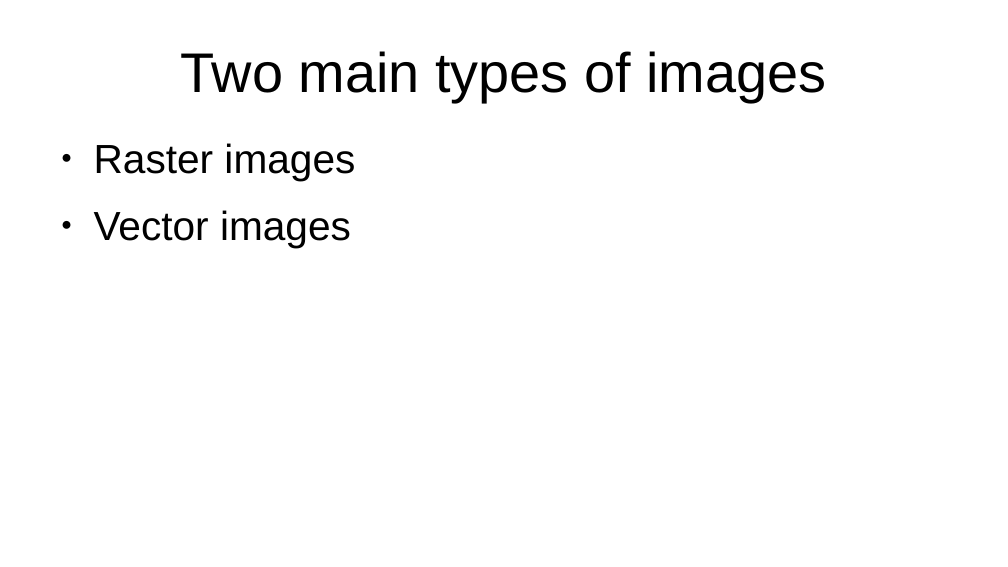
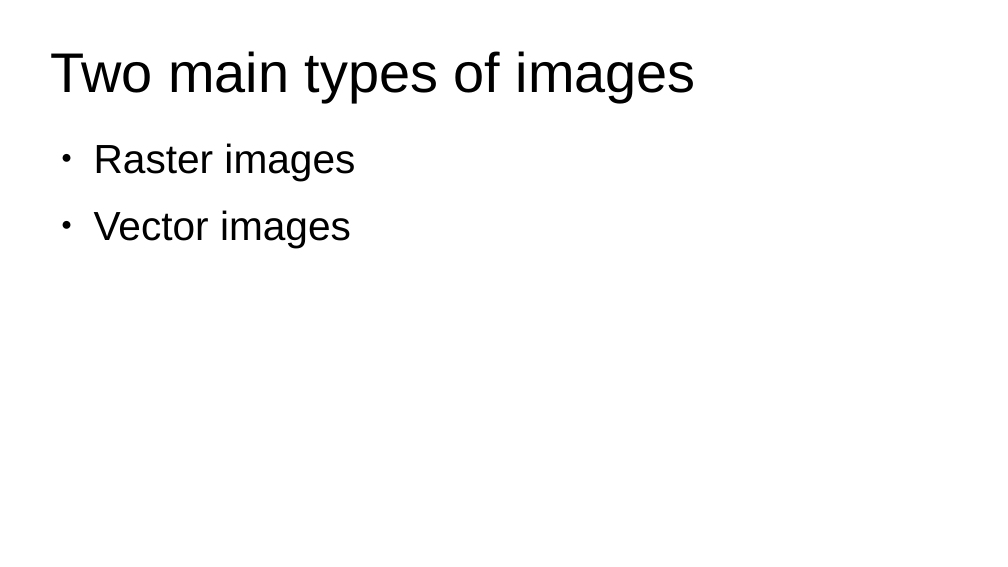
Before and after one commit to lorentzo/IntroductionToComputerGraphics, a slide deck: slide 4 of lectures/5_foundations_image_postprocessing/5_1_images.odp (slide 2 before the commit). Drawn at 1008x567 pixels with LibreOffice and Linux fonts; fonts in the diff are those of the drawing. Boxes give left, top, right and bottom in pixels: in the first picture for what was removed or moved away, otherwise in the second. Text is boxed around its words. In the diff, an @@ line names an element or a change of style, - is before the commit and + after.

Commit message:
intro, overview, rasterization, images

```diff
--- a/lectures/5_foundations_image_postprocessing/5_1_images.odp
+++ b/lectures/5_foundations_image_postprocessing/5_1_images.odp
@@ title "Two main types of images" at [50, 51, 696, 102]: alignment centre to left @@
```
Also in this commit, not shown: 2 slides added, 7 other files.
